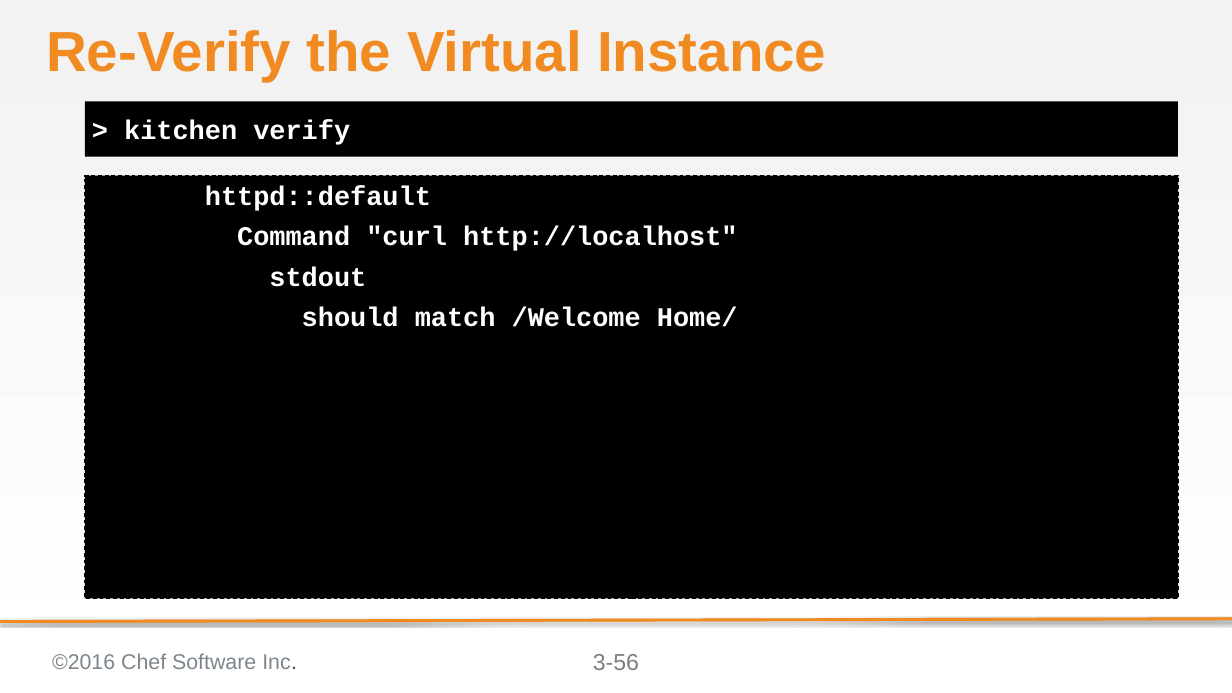
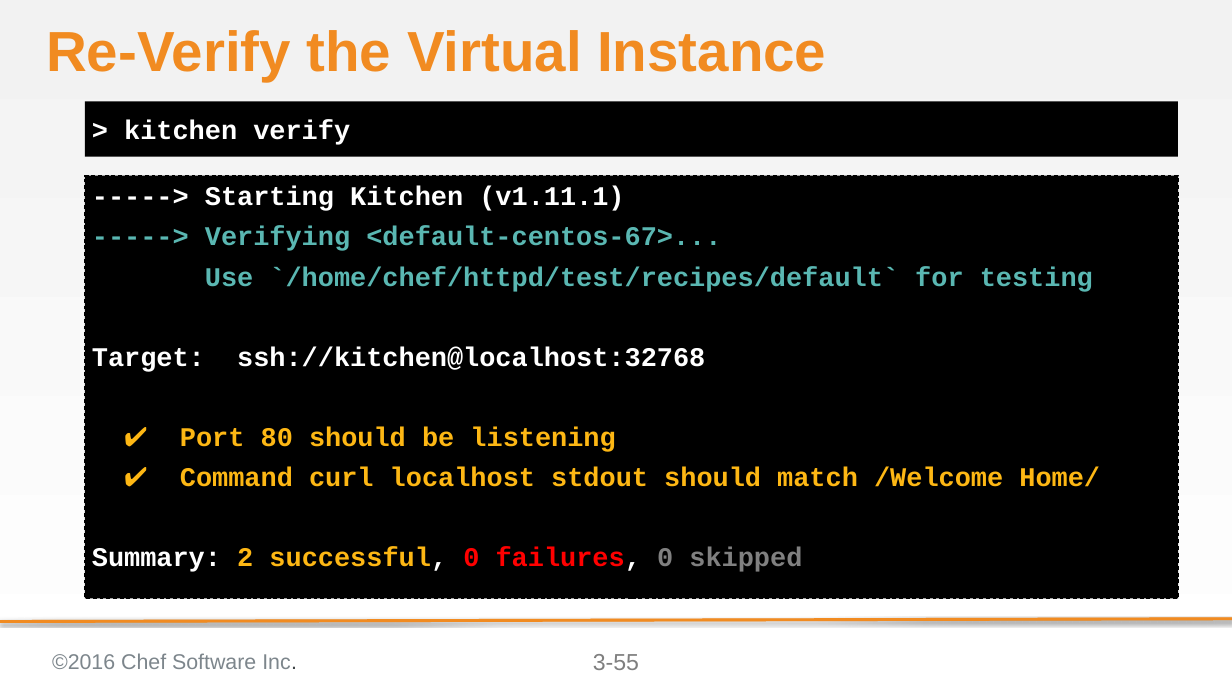
Before and after one commit to chef-training/test_driven_cookbook_development, a slide deck: slide 55 of 03-writing_a_test_first.pptx (slide 56 before the commit). Drawn at 1232x693 pixels with LibreOffice and Linux fonts; fonts in the diff are those of the drawing; background and template pictures are left out. Boxes give left, top, right and bottom in pixels: in the first picture for what was removed or moved away, otherwise in the second. Text is boxed around its words. In the diff, an @@ line names an element or a change of style, - is before the commit and + after.

Commit message:
Updates to Chef DK 0.17.17 and InSpec
* Updated the Chef DK
* Changed the examples to InSpec

```diff
--- a/03-writing_a_test_first.pptx
+++ b/03-writing_a_test_first.pptx
@@ text at (92, 187, 1100, 572): text changed; text colour #FFFFFF to #5AB7B2 @@
-httpd::default
-Command "curl http://localhost"
-stdout
-should match /Welcome Home/
+-----> Starting Kitchen (v1.11.1)
+-----> Verifying <default-centos-67>...
+Use `/home/chef/httpd/test/recipes/default` for testing
+Target: ssh://kitchen@localhost:32768
+✔ Port 80 should be listening
+✔ Command curl localhost stdout should match /Welcome Home/
+Summary: 2 successful, 0 failures, 0 skipped
@@ page number at (593, 654, 639, 670): text changed @@
-3-56
+3-55
```
Also in this commit, not shown: 23 other slides changed, 7 slides added, 8 slides removed, 5 other files.
